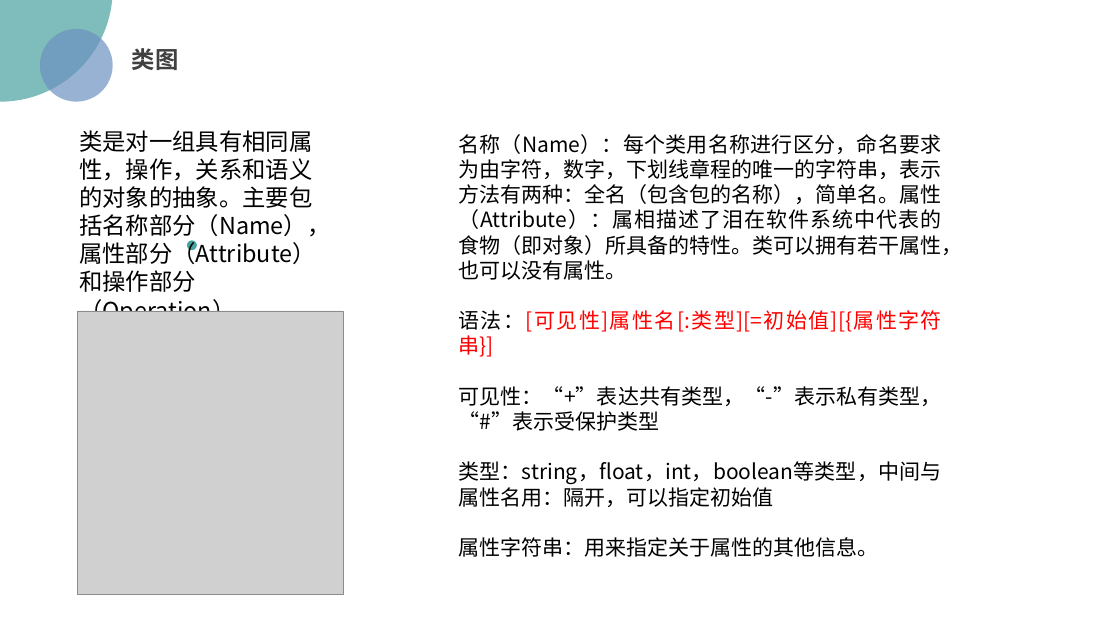
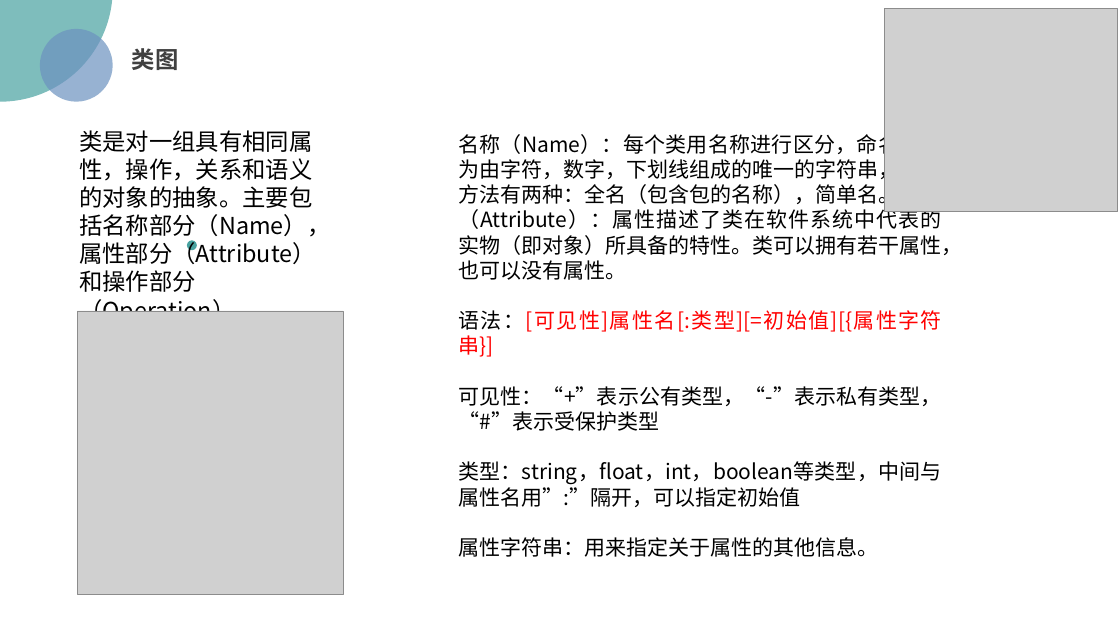
Before and after one commit to wyrda6/PRD2018-G17, a slide deck: slide 7 of 非受控文档/翻转课堂/UML基础1.pptx. Drawn at 1120x630 pixels with LibreOffice and Linux fonts; fonts in the diff are those of the drawing; grey boxes stand for pictures; background and template pictures are left out. Boxes give left, top, right and bottom in pixels: in the first picture for what was removed or moved away, otherwise in the second. Text is boxed around its words. In the diff, an @@ line names an element or a change of style, - is before the commit and + after.

```diff
--- a/非受控文档/翻转课堂/UML基础1.pptx
+++ b/非受控文档/翻转课堂/UML基础1.pptx
@@ picture added at box(885, 8, 1118, 212) @@
@@ text at box(458, 131, 962, 280): text changed @@
-名称（Name）：每个类用名称进行区分，命名要求为由字符，数字，下划线章程的唯一的字符串，表示方法有两种：全名（包含包的名称），简单名。属性（Attribute）：属相描述了泪在软件系统中代表的食物（即对象）所具备的特性。类可以拥有若干属性，也可以没有属性。
+名称（Name）：每个类用名称进行区分，命名要求为由字符，数字，下划线组成的唯一的字符串，表示方法有两种：全名（包含包的名称），简单名。属性（Attribute）：属性描述了类在软件系统中代表的实物（即对象）所具备的特性。类可以拥有若干属性，也可以没有属性。
@@ text at box(458, 386, 941, 507): text changed @@
-可见性：“+”表达共有类型，“-”表示私有类型，“#”表示受保护类型
-类型：string，float，int，boolean等类型，中间与属性名用：隔开，可以指定初始值
+可见性：“+”表示公有类型，“-”表示私有类型，“#”表示受保护类型
+类型：string，float，int，boolean等类型，中间与属性名用”:”隔开，可以指定初始值
```
Also in this commit, not shown: 53 other slides changed.
